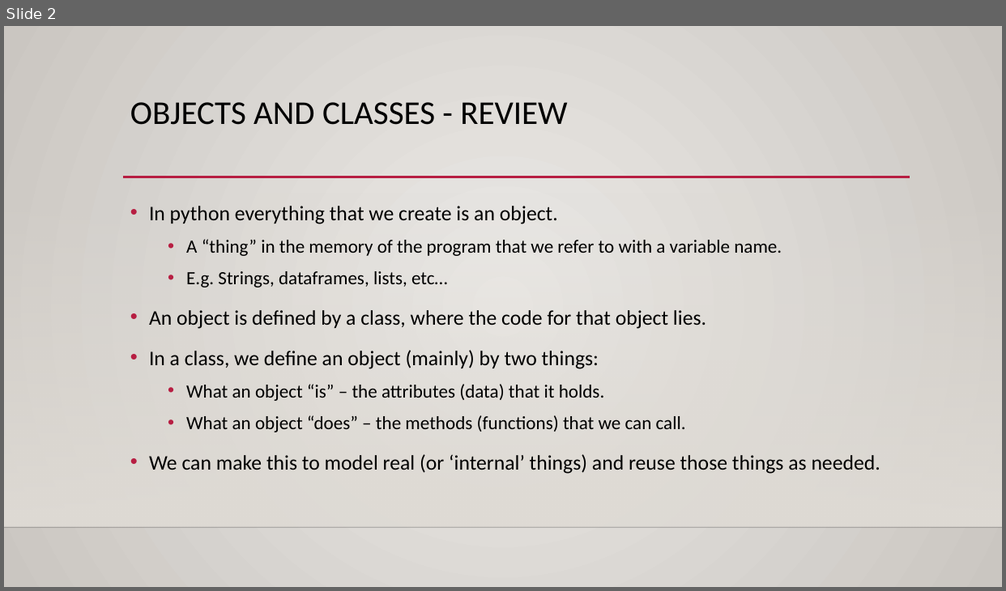
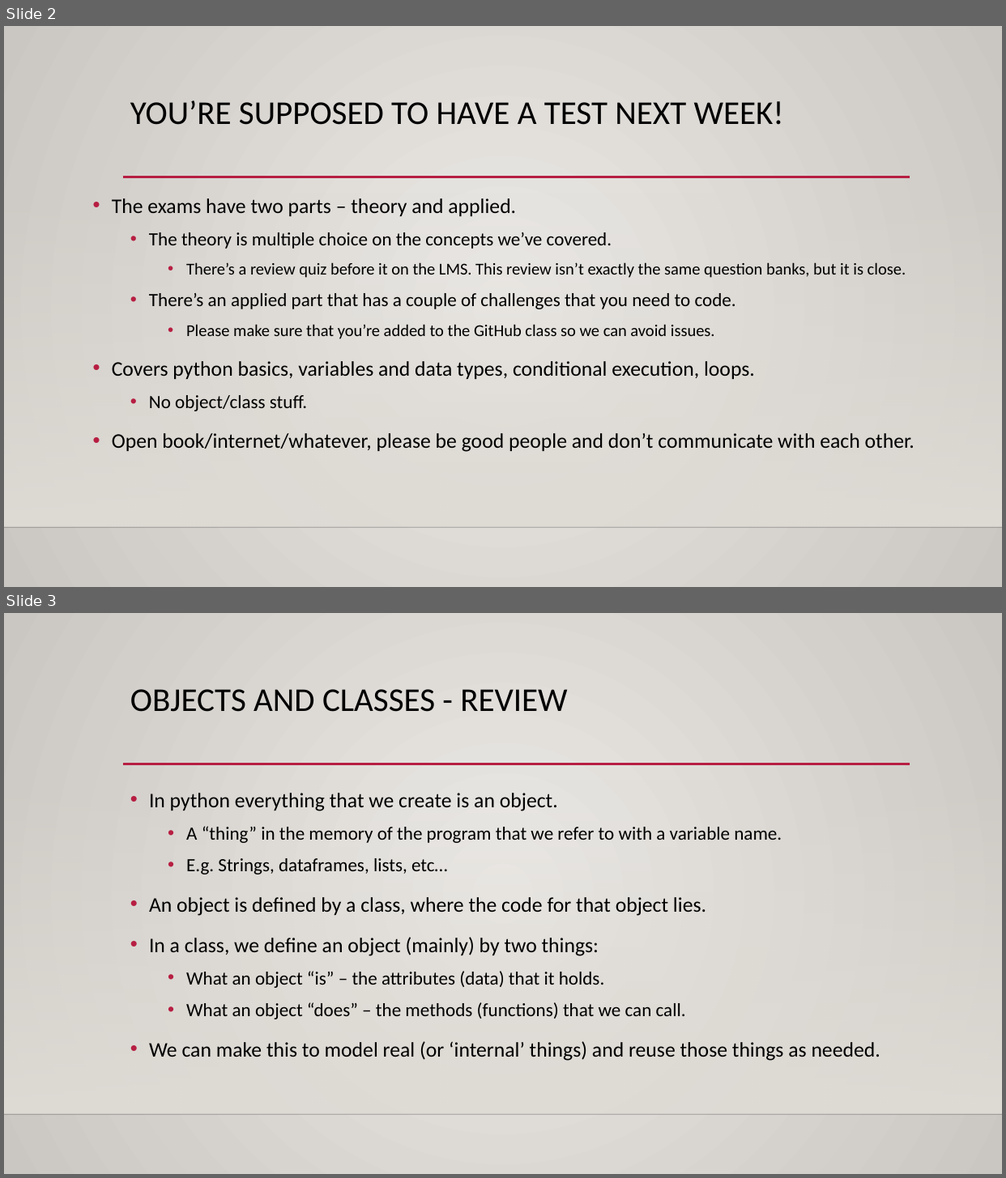
Before and after one commit to AkeemSemperDataScience/Programming_Basics_for_Machine_Learning_Students, a slide deck: reference_material/slides/007_other_data_structures.pptx. Shown one above the other, each under a label of ours: slide 2 before the commit, slides 2 and 3 after it. The pictures are 1006x591 and 1006x1178 pixels, drawn with LibreOffice and Linux fonts; fonts in the diff are those of the drawing; background and template pictures are left out. Boxes give left, top, right and bottom in pixels: in the first picture for what was removed or moved away, otherwise in the second. Text is boxed around its words. In the diff, an @@ line names an element or a change of style, - is before the commit and + after.

```diff
--- a/reference_material/slides/007_other_data_structures.pptx
+++ b/reference_material/slides/007_other_data_structures.pptx
@@ slide 2 added at <box>4,26,1002,587</box>, background gradient #ECEAE7 to #CAC7C1; not listed: 3 template elements that a slide beside it also shows @@
@@ title added at <box>130,101,784,125</box>, 32 pt, text #000000 @@
+YOU’RE SUPPOSED TO HAVE A TEST NEXT WEEK!
@@ text added at <box>112,199,914,452</box>, 20 pt, text #000000 @@
+• The exams have two parts – theory and applied.
+  • The theory is multiple choice on the concepts we’ve covered.
+    • There’s a review quiz before it on the LMS. This review isn’t exactly the same question banks, but it is close.
+  • There’s an applied part that has a couple of challenges that you need to code.
+    • Please make sure that you’re added to the GitHub class so we can avoid issues.
+• Covers python basics, variables and data types, conditional execution, loops.
+  • No object/class stuff.
+• Open book/internet/whatever, please be good people and don’t communicate with each other.
@@ what was slide 2 is now slide 3 @@
```
Also in this commit, not shown: 1 slide changed, 3 other files.
